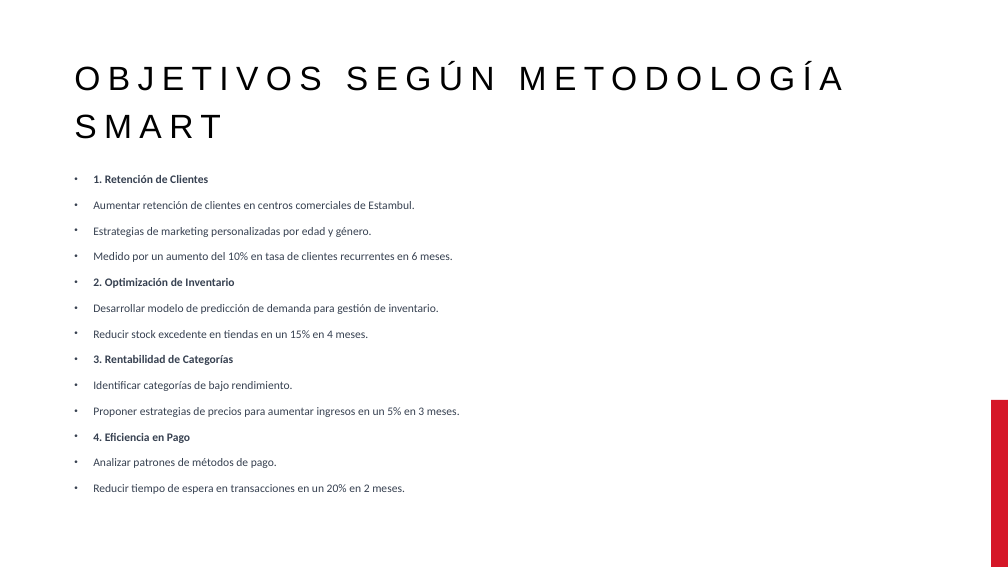
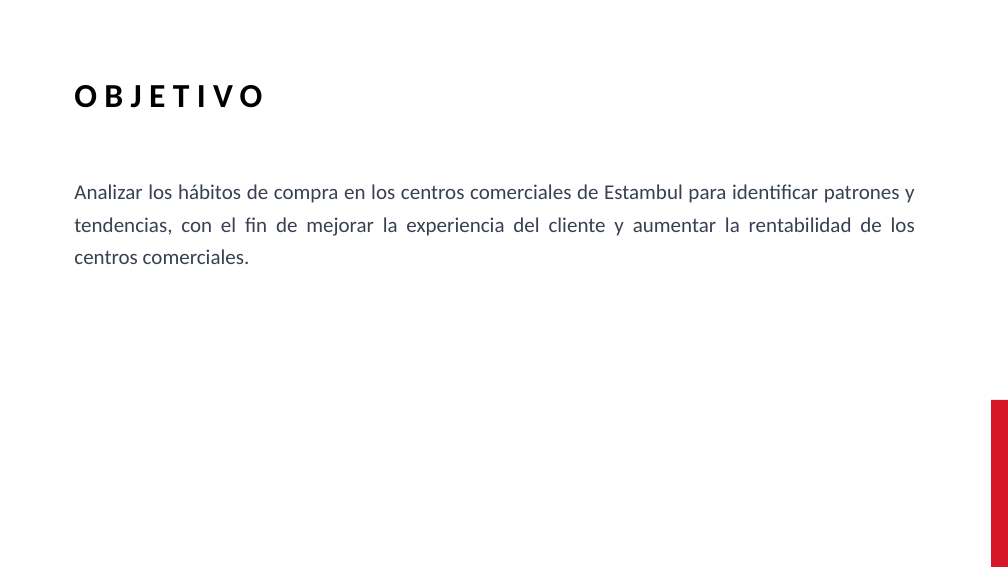
Before and after one commit to fernandobanares/Segunda-entrega-Data-Analytics-Fernando-Ba-ares, a slide deck: slide 4 of Customer Shopping dataset.pptx. Drawn at 1008x567 pixels with LibreOffice and Linux fonts; fonts in the diff are those of the drawing; background and template pictures are left out. Boxes give left, top, right and bottom in pixels: in the first picture for what was removed or moved away, otherwise in the second. Text is boxed around its words. In the diff, an @@ line names an element or a change of style, - is before the commit and + after.

```diff
--- a/Customer Shopping dataset.pptx
+++ b/Customer Shopping dataset.pptx
@@ title "OBJETIVO" at <box>74,85,262,108</box>: vertical alignment bottom to middle @@
@@ title at <box>74,85,262,108</box>: text changed; font Arial to Calibri; bold on @@
-OBJETIVOS SEGÚN METODOLOGÍA SMART
+OBJETIVO
@@ text at <box>74,184,915,264</box>: text changed; size 11 to 20 pt @@
-• 1. Retención de Clientes
-• Aumentar retención de clientes en centros comerciales de Estambul.
-• Estrategias de marketing personalizadas por edad y género.
-• Medido por un aumento del 10% en tasa de clientes recurrentes en 6 meses.
-• 2. Optimización de Inventario
-• Desarrollar modelo de predicción de demanda para gestión de inventario.
-• Reducir stock excedente en tiendas en un 15% en 4 meses.
-• 3. Rentabilidad de Categorías
-• Identificar categorías de bajo rendimiento.
-• Proponer estrategias de precios para aumentar ingresos en un 5% en 3 meses.
-• 4. Eficiencia en Pago
-• Analizar patrones de métodos de pago.
-• Reducir tiempo de espera en transacciones en un 20% en 2 meses.
+Analizar los hábitos de compra en los centros comerciales de Estambul para identificar patrones y tendencias, con el fin de mejorar la experiencia del cliente y aumentar la rentabilidad de los centros comerciales.
```
Also in this commit, not shown: 3 other slides changed, 4 slides added.
